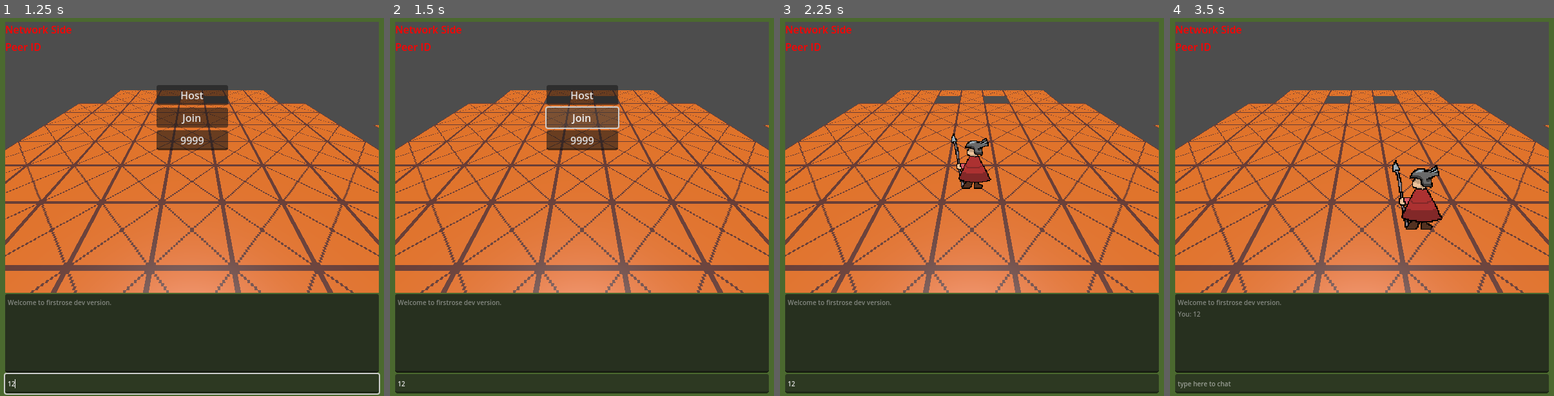
Above: before the commit, frames 1-4 (left to right).
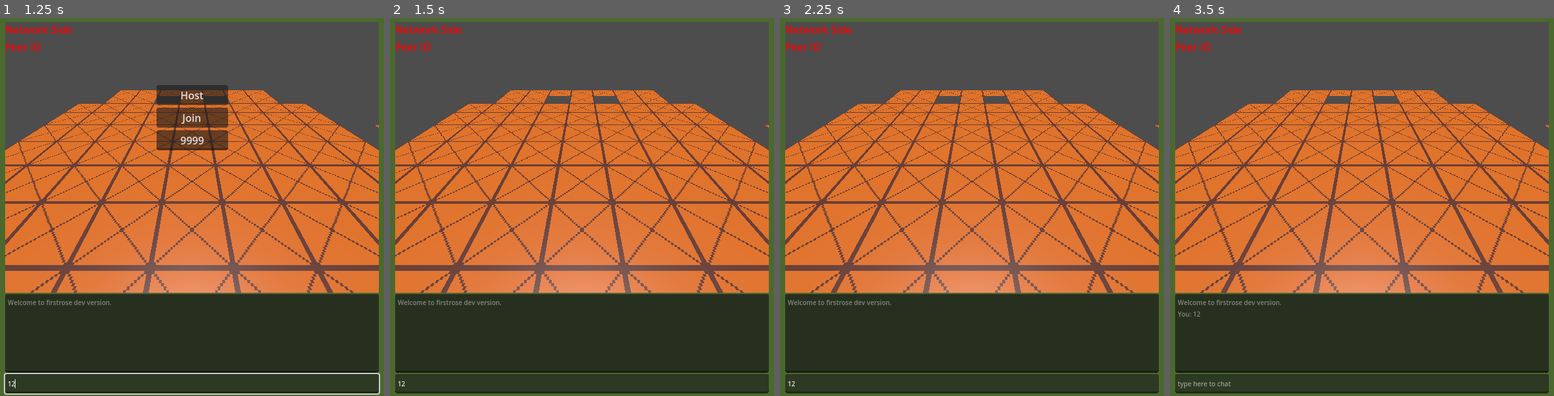
Above: after the commit, the same moments.

Repository: Finket/firstrose
Game: Godot game, scene res://main.tscn
Same seed, same stepped clock (60 frames per second), same inputs: the game is played once before the commit and once after it. This scene is started directly instead of the project's main scene.
Inputs (mouse positions are in pixels of both pictures, inside the frame that each line leads up to):
- Up to frame 1 (1.25 s): click (192, 384) at 0.52 s; type "12" at 0.6 s
- Up to frame 2 (1.5 s): click "Join" at 1.25 s
- Up to frame 3 (2.25 s): click (972, 93) at 2 s, where only the run before the commit has a clickable "Host"
- Up to frame 4 (3.5 s): tap Enter at 2.75 s; move the mouse to (1534, 184) at 2.77 s; click (1534, 184) at 2.92 s

Frame 1 is identical in both runs. In frame 2, 3.1% of the frame differs, in the area x 40-60%, y 17-35%; in frame 3, 0.8%; in frame 4, 1.3%.
Error before the commit: Invalid access to property or key 'txt' on a base object of type 'LineEdit'. (res://scripts/server.gd:8)

Commit message:
Fix node networking

Diff:
--- a/client/main.tscn
+++ b/client/main.tscn
@@ -96,7 +96,7 @@
 size = Vector2i(580, 420)
 render_target_update_mode = 4
 
-[node name="Camera3D" type="Camera3D" parent="UILayer/Control/SubViewportContainer/SubViewport"]
+[node name="TestCamera" type="Camera3D" parent="UILayer/Control/SubViewportContainer/SubViewport"]
 transform = Transform3D(1, 0, 0, 0, 0.816541, 0.577288, 0, -0.577288, 0.816541, 0, 4.5952, 4.91563)
 
 [node name="NetworkInfo" type="VBoxContainer" parent="UILayer/Control"]
@@ -119,6 +119,7 @@
 label_settings = SubResource("LabelSettings_1lwj5")
 
 [node name="StartMenu" type="VBoxContainer" parent="UILayer/Control"]
+layout_mode = 0
 offset_left = 255.0
 offset_top = 118.0
 offset_right = 366.0
--- a/client/player_character.tscn
+++ b/client/player_character.tscn
@@ -6,6 +6,12 @@
 
 [sub_resource type="BoxShape3D" id="BoxShape3D_a5khl"]
 size = Vector3(0.1, 0.1, 0.1)
+
+[sub_resource type="SceneReplicationConfig" id="SceneReplicationConfig_ikqix"]
+properties/0/path = NodePath(".:position")
+properties/0/spawn = true
+properties/0/sync = true
+properties/0/watch = false
 
 [node name="Player" type="CharacterBody3D"]
 script = ExtResource("1_ynxa0")
@@ -27,3 +33,7 @@
 [node name="CollisionShape3D" type="CollisionShape3D" parent="."]
 transform = Transform3D(1, 0, 0, 0, 1, 0, 0, 0, 1, 0, 0.96, 0)
 shape = SubResource("BoxShape3D_a5khl")
+
+[node name="MultiplayerSynchronizer" type="MultiplayerSynchronizer" parent="."]
+replication_interval = 0.125
+replication_config = SubResource("SceneReplicationConfig_ikqix")
--- a/client/scripts/camera.gd
+++ b/client/scripts/camera.gd
@@ -1,4 +1,6 @@
 extends Camera3D
+
+@onready var synchronizer = get_node("../../MultiplayerSynchronizer")
 
 # The parent target to orbit around
 @onready var target : CharacterBody3D = get_node("../").get_parent()
@@ -19,13 +21,17 @@
 # var moving_along_path : bool = false
 
 func _ready():
+	print(synchronizer)
+	synchronizer.set_multiplayer_authority(str(target.name).to_int())
+	print(synchronizer.is_multiplayer_authority())
+	current = synchronizer.is_multiplayer_authority()
 	# await get_tree().create_timer(1).timeout
 	look_at_target()
 
 	# print(board)
 
 func _input(event):
-	if is_multiplayer_authority():
+	if synchronizer.is_multiplayer_authority():
 		if Input.is_mouse_button_pressed(MOUSE_BUTTON_MIDDLE) and event is InputEventMouseMotion:
 			rotate_camera(event)
 
--- a/client/scripts/player_movement.gd
+++ b/client/scripts/player_movement.gd
@@ -6,8 +6,10 @@
 var path_ind = 0
 const move_speed = 4
 
-func _ready():
-	set_name.call_deferred(str(get_multiplayer_authority()))
+
+#func _ready():
+#	synchronizer.set_multiplayer_authority(str(name).to_int())
+#	set_name.call_deferred(str(get_multiplayer_authority()))
 	# add_to_group('units')
 
 func _physics_process(_delta):
@@ -18,7 +20,7 @@
 			path_ind += 1
 		else:
 			set_velocity(move_vec.normalized() * move_speed)
-			rpc("remote_set_position", global_position)
+			#rpc("remote_set_position", global_position)
 			move_and_slide()
 
 func move_to(new_path):
@@ -26,10 +28,10 @@
 	path = new_path
 	path_ind = 0
 
-@rpc("unreliable")
-func remote_set_position(authority_position):
-	global_position = authority_position
-
-@rpc("authority", "call_local", "reliable", 1)
-func display_message(message):
-	$Message.text = str(message)
+#@rpc("unreliable")
+#func remote_set_position(authority_position):
+#	global_position = authority_position
+#
+#@rpc("authority", "call_local", "reliable", 1)
+#func display_message(message):
+#	$Message.text = str(message)
--- a/client/scripts/server.gd
+++ b/client/scripts/server.gd
@@ -5,7 +5,7 @@
 @onready var menu = $UILayer/Control/StartMenu
 
 func _on_join_pressed():
-	var port = str($UILayer/Control/StartMenu/PortNumber.txt).to_int()
+	var port = str($UILayer/Control/StartMenu/PortNumber.text).to_int()
 	multiplayer_peer.create_client("localhost", port)
 	multiplayer.multiplayer_peer = multiplayer_peer
 	menu.visible = false
Not shown: 2 places in client/models/astar_tiles.tres that only renumber resources
Not shown: 1 places in client/player_character.tscn that only renumber resources
